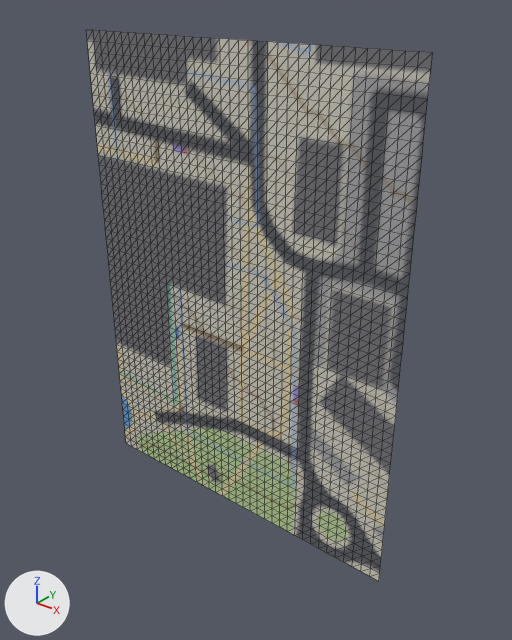
One commit to the OBJ model src/kickboard_sim/models/knu_campus/meshes/terrain_k12.obj: the scene before it, then after it.
One viewpoint serves both versions: a camera (50 mm lens) standing at (394.0, -188.0, 271.0) and looking at (238.0, 7.0, 149.0). Arrows for +X, +Y and +Z are at lower left; the lights stay in place. The first picture is the older version. Mesh edges are drawn as thin lines. Where no turn or scale is listed for an object, it has been applied to the vertices.

Objects in the first picture: 'terrain_k12'.
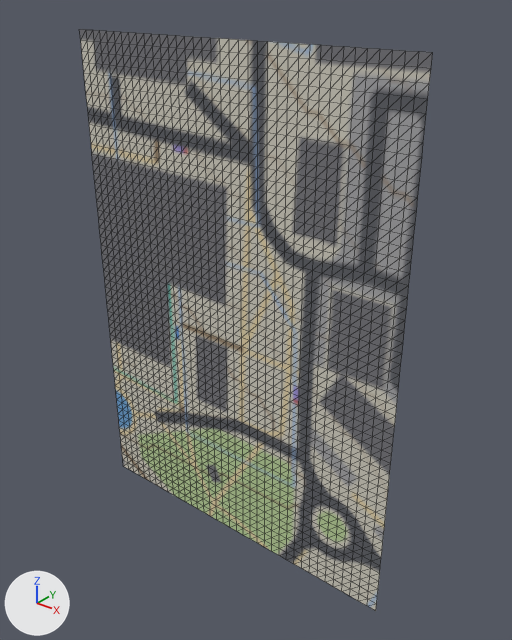
Boxes (x1, y1, x2, y2) around the edits, measured in the pictures (512 x 640 px):
'terrain_k12', reshaped
    before: (86, 30, 433, 581)
    after: (80, 29, 433, 611)
part 1 of me_terrain_k12, added
    after: (80, 29, 379, 611)

The change in detail:
me_terrain_k12 is used by ob_terrain_k12; location (0.0, 0.0, 0.0).
me_terrain_k12 had 1813 vertices, 3456 faces and spanned x 160.0..304.0, y 0.0, z 60.0..252.0.
me_terrain_k12 now has 2014 vertices, 3848 faces and spans x 156.0..304.0, y 0.0, z 44.0..252.0.
Part 1, on me_terrain_k12:
2 vertices are added at (304.0, 0.0, 44.0), (156.0, 0.0, 252.0).
85 new vertices lie (-4.0, 0.0, -4.0) away from vertices in x 160.0..304.0, y 0.0, z 60.0..252.0.
38 new vertices lie (0.0, 0.0, -4.0) away from vertices in x 156.0..304.0, y 0.0, z 56.0..60.0.
38 new vertices lie (0.0, 0.0, -4.0) away from vertices in x 156.0..304.0, y 0.0, z 52.0..56.0.
38 new vertices lie (0.0, 0.0, -4.0) away from vertices in x 156.0..304.0, y 0.0, z 48.0..52.0.
392 new faces join them.
